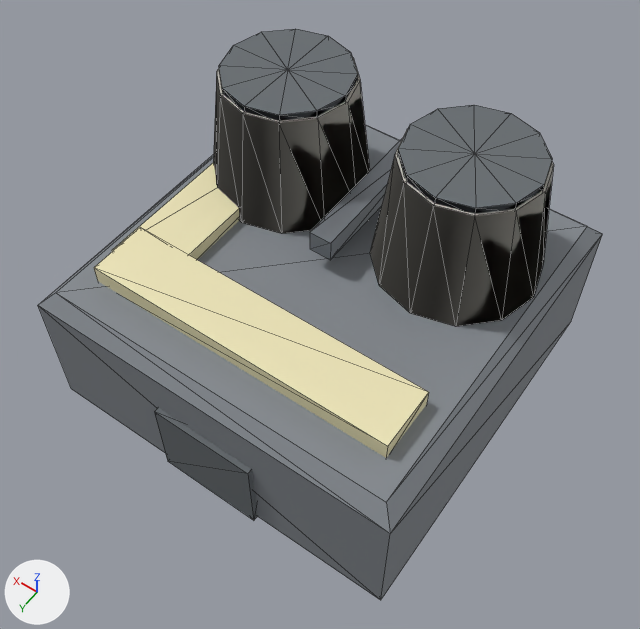
A saved change to the glTF model assets/models/power_plant.glb.
One viewpoint serves both versions: a camera (50 mm lens) standing at (-4.09, 5.93, 10.11) and looking at (-0.18, 0.45, 1.5). The axes (+X, +Y, +Z) are drawn at lower left. The lights are the same throughout. The picture after the commit comes second. Mesh edges are drawn as thin lines. Vertices at exactly the same position are counted once.

The first picture shows 'Body'.
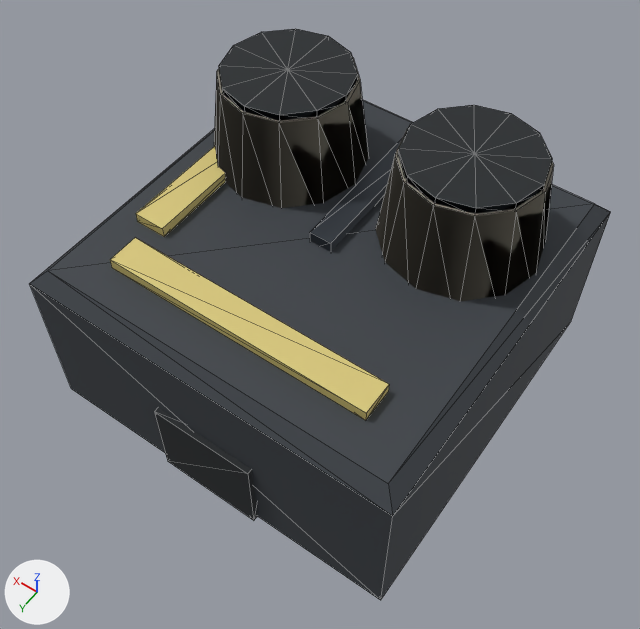
Boxes [x1, y1, x2, y2] around the edits, measured in the pictures (640 x 629 px; the box of a moved part takes in the faces that stretch with it):
```json
{"object": "Body", "change": "recoloured, reshaped", "before": [38, 29, 603, 600], "after": [29, 29, 611, 600], "on screen": "grey to black"}
{"part": 1, "of": "me_body", "change": "moved or reshaped", "before": [94, 228, 429, 458], "after": [110, 238, 389, 420]}
{"part": 2, "of": "me_body", "change": "moved or reshaped", "before": [112, 162, 239, 260], "after": [136, 146, 225, 237]}
{"part": 3, "of": "me_body", "change": "moved or reshaped", "before": [38, 125, 603, 600], "after": [29, 100, 611, 600]}
```

Edits to the scene script, one JSON object a line:
```json
{"op": "set", "path": "mat_hull.base_color", "old": "(0.227, 0.247, 0.271)", "new": "(0.0421, 0.0497, 0.0597)", "note": "grey #83888e -> dark grey #3a3f45"}
{"op": "set", "path": "mat_concrete.base_color", "old": "(0.541, 0.522, 0.475)", "new": "(0.254, 0.235, 0.192)", "note": "light grey #c2bfb7 -> grey #8a8579"}
{"op": "set", "path": "mat_dark.base_color", "old": "(0.133, 0.149, 0.161)", "new": "(0.0159, 0.0194, 0.0222)", "note": "grey #666c70 -> black #222629"}
{"op": "set", "path": "mat_metal.base_color", "old": "(0.29, 0.314, 0.345)", "new": "(0.0684, 0.0804, 0.0975)", "note": "grey #93989f -> dark grey #4a5058"}
{"op": "set", "path": "mat_faction.base_color", "old": "(0.851, 0.784, 0.478)", "new": "(0.694, 0.577, 0.194)", "note": "beige #eee5b8 -> yellow #d9c87a"}
{"block": "me_body", "where": "me_body.from_pydata(...)  # 190 vertices, 332 faces; spans x -2.5..2.5, y -2.5..2.57, z 0.0..3.68"}
{"block": "me_body", "where": "# used by ob_body; location = (0.0, 0.0, 0.0)"}
{"block": "me_body", "where": "# before: 0 (-2.32, -2.32, 2.0) at pixel (587, 226), 1 (2.32, -2.32, 2.0), 2 (2.32, 2.32, 2.0) at pixel (55, 292), 3 (-2.32, 2.32, 2.0) at pixel (386, 502), 8 (-2.5, 2.5, 1.82) at pixel (390, 533)"}
{"block": "me_body", "where": "# before: 9 (2.5, 2.5, 1.82) at pixel (37, 305), 10 (2.5, -2.5, 1.82), 11 (-2.5, -2.5, 1.82) at pixel (602, 233)"}
{"block": "me_body", "change": "me_body part 1: the loose piece of 8 vertices spanning x -2.05..2.05, y 1.1..1.9, z 1.96..2.24 is scaled about its middle by (0.854, 0.531, 0.5), then moved by (0.0, 0.15, 0.37)"}
{"block": "me_body", "change": "me_body part 2: the loose piece of 8 vertices spanning x 1.3..2.1, y -2.05..1.55, z 1.97..2.2 is scaled about its middle by (0.531, 0.694, 0.625), then moved by (0.1, 0.15, 0.39)"}
{"block": "me_body", "change": "me_body part 3"}
{"op": "add", "block": "me_body", "code": "for i in [*range(0, 4), *range(8, 12)]: me_body.vertices[i].co += Vector((0.0, 0.0, 0.4))"}
```
